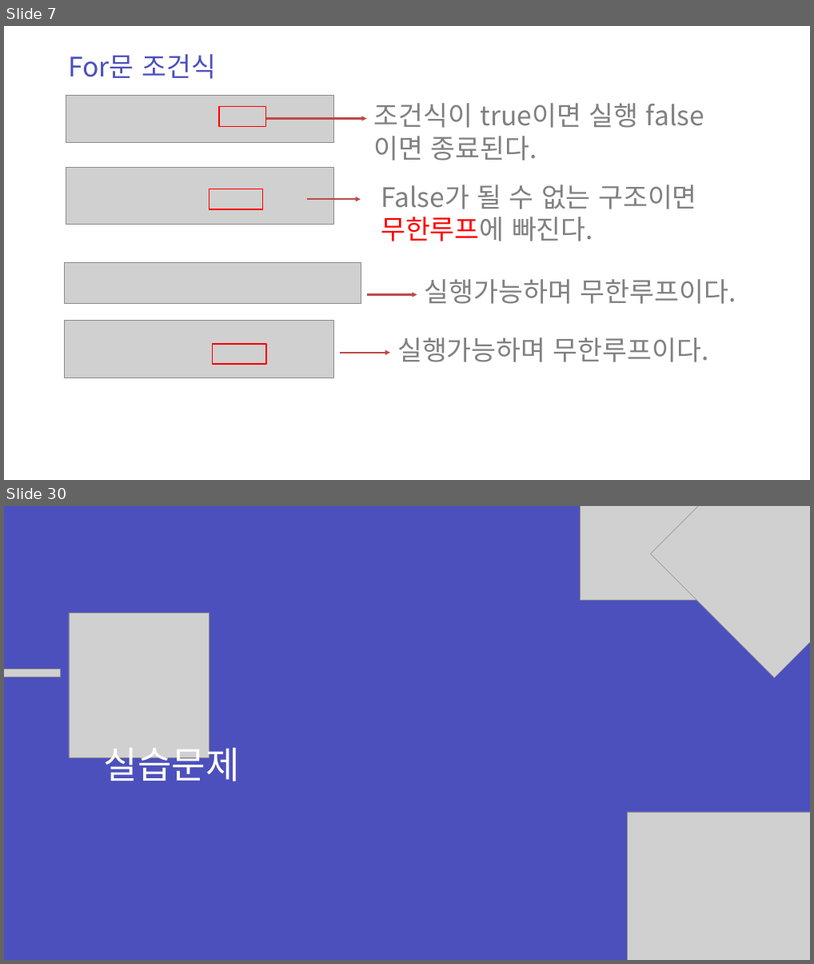
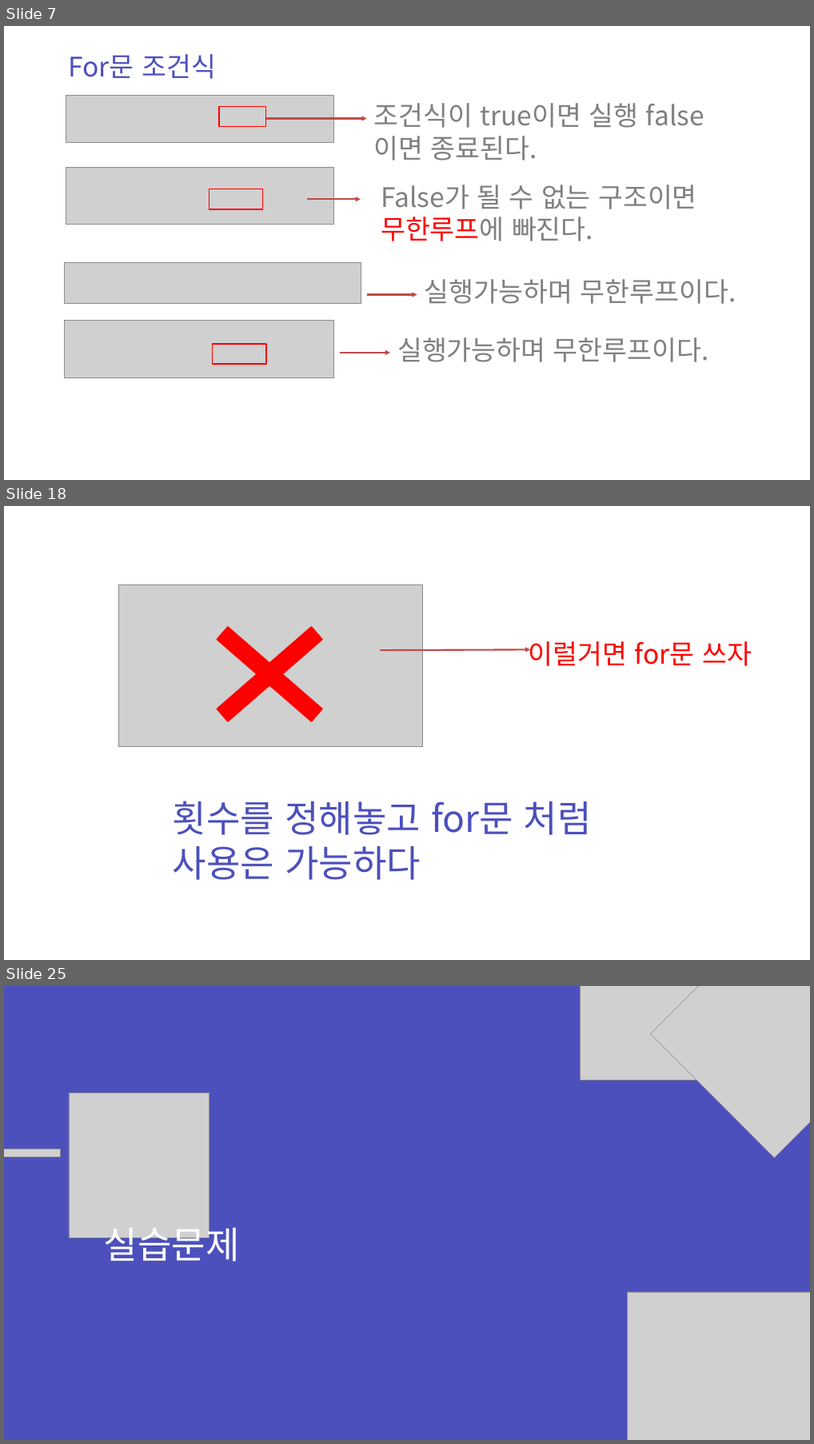
Before and after one commit to zest132/JavaLecture, a slide deck: JavaLecture/LectureFile/java 4강.pptx. Shown one above the other, each under a label of ours: slides 7 and 30 before the commit, slides 7, 18 and 25 after it; the slides between them are not shown. The pictures are 814x964 and 814x1444 pixels, drawn with LibreOffice and Linux fonts; fonts in the diff are those of the drawing; grey boxes stand for pictures. Boxes give left, top, right and bottom in pixels: in the first picture for what was removed or moved away, otherwise in the second. Text is boxed around its words. In the diff, an @@ line names an element or a change of style, - is before the commit and + after.

```diff
--- a/JavaLecture/LectureFile/java 4강.pptx
+++ b/JavaLecture/LectureFile/java 4강.pptx
@@ slide 18 added at (x1=4, y1=506, x2=810, y2=960), background #FFFFFF @@
@@ picture added at (x1=118, y1=585, x2=423, y2=746) @@
@@ cross added at (x1=178, y1=595, x2=361, y2=753), fill #FF0000, outline #FF0000 2 pt @@
@@ arrow added from (380, 650) to (530, 649), #BF4C48 3 pt @@
@@ text added at (x1=529, y1=641, x2=752, y2=666), 48 pt, text #FF0000 @@
+이럴거면 for문 쓰자
@@ text added at (x1=173, y1=800, x2=592, y2=880), 66 pt, text #4C50BC @@
+횟수를 정해놓고 for문 처럼 사용은 가능하다
@@ what was slide 30 is now slide 25 @@
```
Also in this commit, not shown: 3 slides changed, 14 other slides added, 20 slides removed, 4 other files.
